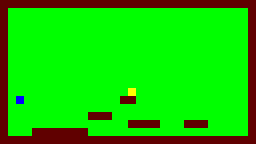
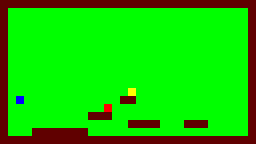
Layer changes from the first 256px x 144px image to the second:
painted on "Actor" over bbox(104, 104, 112, 112)
